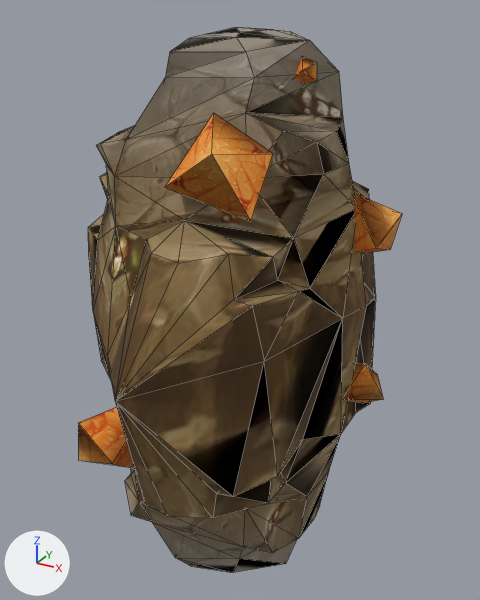
The OBJ model src/main/resources/assets/aquilastestmod/models/block/copper_node.obj: old version first, new version second.
Rendered twice from a 50 mm camera at (1.079, -1.684, 1.332) aimed at (0.421, -0.489, 0.734). The lights are fixed; the arrows at lower left show +X, +Y and +Z. Mesh edges are drawn as thin lines. Where no turn or scale is listed for an object, it has been applied to the vertices. Vertices at the same position are counted once.

Names of what the first picture shows: 'world/skillactivated/tradeskillnodes/copper_miningnode_01.m.001', 'world/skillactivated/tradeskillnodes/copper_miningnode_01.m2_Ge'.
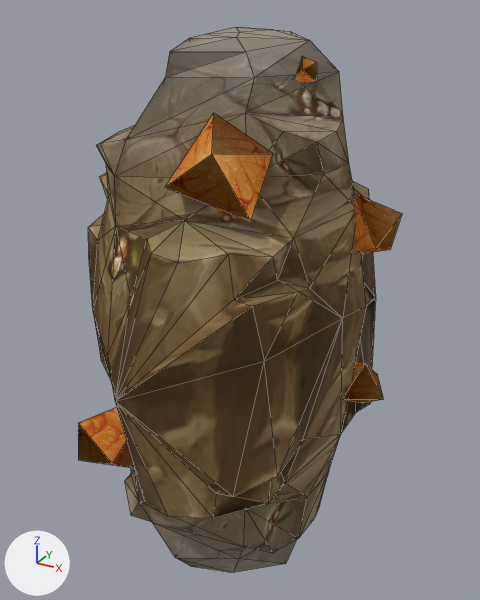
Boxes [x1, y1, x2, y2] around the edits, measured in the pictures (480 x 600 px; the box of a moved part takes in the faces that stretch with it):
part 1 of me_world_skillactivated_tradeskillnodes_copper_miningnode_01_m_001, moved or reshaped
    both: [89, 27, 376, 572]
part 2 of me_world_skillactivated_tradeskillnodes_copper_miningnode_01_m2_ge, moved or reshaped
    both: [78, 113, 402, 468]

Patch to the scene script:
```diff
--- a/src/main/resources/assets/aquilastestmod/models/block/copper_node.obj.py
+++ b/src/main/resources/assets/aquilastestmod/models/block/copper_node.obj.py
@@ me_world_skillactivated_tradeskillnodes_copper_miningnode_01_m_001 @@
 me_world_skillactivated_tradeskillnodes_copper_miningnode_01_m_001.from_pydata(...)  # 176 vertices, 348 faces; spans x 0.051..0.704, y -1.001..-0.088, z -0.017..1.295
 # used by ob_world_skillactivated_tradeskillnodes_copper_miningnode_01_m_001; location = (0.0, 0.0, 0.0)
+# me_world_skillactivated_tradeskillnodes_copper_miningnode_01_m_001 part 1
+# 136 faces are deleted
+# 136 new faces join them
 me_world_skillactivated_tradeskillnodes_copper_miningnode_01_m_001.materials.append(mat_m_0)
@@ me_world_skillactivated_tradeskillnodes_copper_miningnode_01_m2_ge @@
 me_world_skillactivated_tradeskillnodes_copper_miningnode_01_m2_ge.from_pydata(...)  # 66 vertices, 88 faces; spans x 0.185..0.758, y -0.902..-0.205, z 0.157..1.169
 # used by ob_world_skillactivated_tradeskillnodes_copper_miningnode_01_m2_ge; location = (0.0, 0.0, 0.0)
+# me_world_skillactivated_tradeskillnodes_copper_miningnode_01_m2_ge part 2
+# 48 faces are deleted
+# 48 new faces join them
+# me_world_skillactivated_tradeskillnodes_copper_miningnode_01_m2_ge part 3: the surface is now shaded smooth
 me_world_skillactivated_tradeskillnodes_copper_miningnode_01_m2_ge.materials.append(mat_m_1)
```
